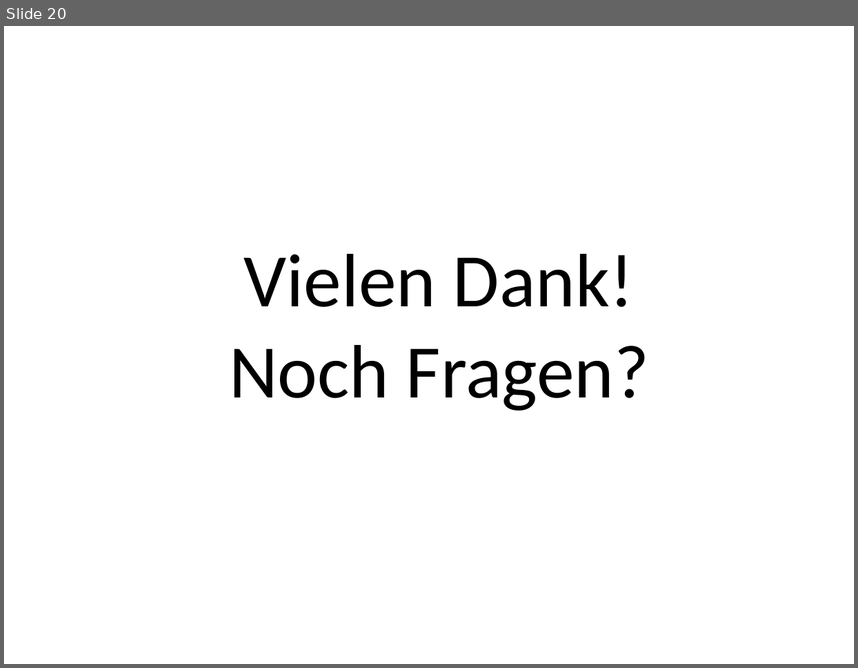
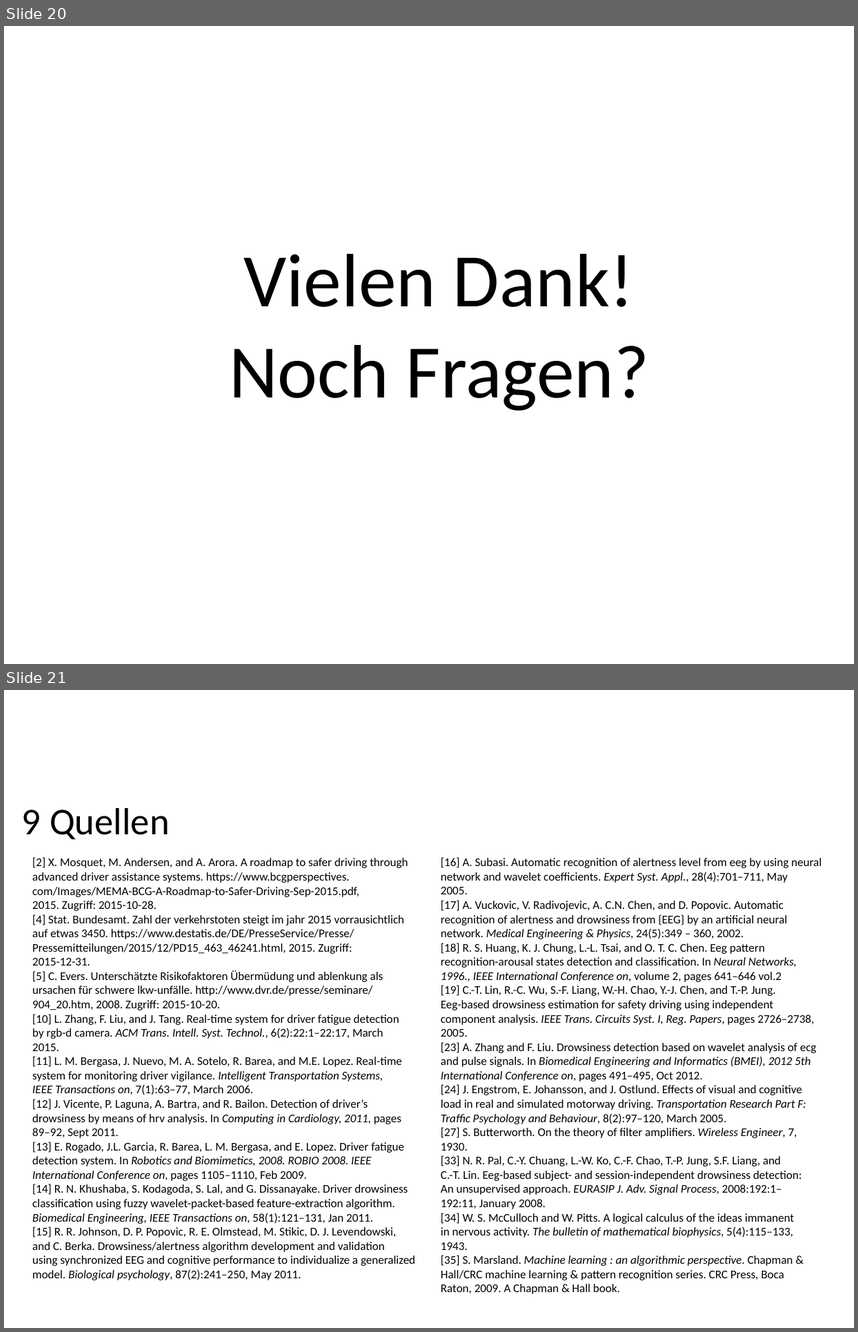
Before and after one commit to ppasler/current-adas, a slide deck: project/presentation/Praesentation_PoSDBoS_Pasler.odp. Shown one above the other, each under a label of ours: slide 20 before the commit, slides 20 and 21 after it. The pictures are 858x668 and 858x1332 pixels, drawn with LibreOffice and Linux fonts; fonts in the diff are those of the drawing; background and template pictures are left out. Boxes give left, top, right and bottom in pixels: in the first picture for what was removed or moved away, otherwise in the second. Text is boxed around its words. In the diff, an @@ line names an element or a change of style, - is before the commit and + after.

```diff
--- a/project/presentation/Praesentation_PoSDBoS_Pasler.odp
+++ b/project/presentation/Praesentation_PoSDBoS_Pasler.odp
@@ slide 21 added at (4,690,854,1328), background #FFFFFF @@
@@ text added at (22,808,170,840), 32 pt, text #000000 @@
+9 Quellen
@@ text added at (32,857,415,1280), 10 pt, text #000000 @@
+[2] X. Mosquet, M. Andersen, and A. Arora. A roadmap to safer driving through
+advanced driver assistance systems. https://www.bcgperspectives.
+com/Images/MEMA-BCG-A-Roadmap-to-Safer-Driving-Sep-2015.pdf,
+2015. Zugriff: 2015-10-28.
+[4] Stat. Bundesamt. Zahl der verkehrstoten steigt im jahr 2015 vorrausichtlich
+auf etwas 3450. https://www.destatis.de/DE/PresseService/Presse/
+Pressemitteilungen/2015/12/PD15_463_46241.html, 2015. Zugriff:
+2015-12-31.
+[5] C. Evers. Unterschätzte Risikofaktoren Übermüdung und ablenkung als ursachen für schwere lkw-unfälle. http://www.dvr.de/presse/seminare/
+904_20.htm, 2008. Zugriff: 2015-10-20.
+[10] L. Zhang, F. Liu, and J. Tang. Real-time system for driver fatigue detection
+by rgb-d camera. ACM Trans. Intell. Syst. Technol., 6(2):22:1–22:17, March
+2015.
+[11] L. M. Bergasa, J. Nuevo, M. A. Sotelo, R. Barea, and M.E. Lopez. Real-time
+system for monitoring driver vigilance. Intelligent Transportation Systems,
+IEEE Transactions on, 7(1):63–77, March 2006.
+[12] J. Vicente, P. Laguna, A. Bartra, and R. Bailon. Detection of driver’s drowsiness by means of hrv analysis. In Computing in Cardiology, 2011, pages
+89–92, Sept 2011.
+[13] E. Rogado, J.L. Garcia, R. Barea, L. M. Bergasa, and E. Lopez. Driver fatigue
+detection system. In Robotics and Biomimetics, 2008. ROBIO 2008. IEEE
+International Conference on, pages 1105–1110, Feb 2009.
+[14] R. N. Khushaba, S. Kodagoda, S. Lal, and G. Dissanayake. Driver drowsiness classification using fuzzy wavelet-packet-based feature-extraction algorithm. Biomedical Engineering, IEEE Transactions on, 58(1):121–131, Jan 2011.
+[15] R. R. Johnson, D. P. Popovic, R. E. Olmstead, M. Stikic, D. J. Levendowski,
+and C. Berka. Drowsiness/alertness algorithm development and validation
+using synchronized EEG and cognitive performance to individualize a generalized model. Biological psychology, 87(2):241–250, May 2011.
@@ text added at (441,857,822,1294), 10 pt, text #000000 @@
+[16] A. Subasi. Automatic recognition of alertness level from eeg by using neural network and wavelet coefficients. Expert Syst. Appl., 28(4):701–711, May
+2005.
+[17] A. Vuckovic, V. Radivojevic, A. C.N. Chen, and D. Popovic. Automatic
+recognition of alertness and drowsiness from {EEG} by an artificial neural
+network. Medical Engineering & Physics, 24(5):349 – 360, 2002.
+[18] R. S. Huang, K. J. Chung, L.-L. Tsai, and O. T. C. Chen. Eeg pattern
+recognition-arousal states detection and classification. In Neural Networks,
+1996., IEEE International Conference on, volume 2, pages 641–646 vol.2
+[19] C.-T. Lin, R.-C. Wu, S.-F. Liang, W.-H. Chao, Y.-J. Chen, and T.-P. Jung.
+Eeg-based drowsiness estimation for safety driving using independent component analysis. IEEE Trans. Circuits Syst. I, Reg. Papers, pages 2726–2738,
+2005.
+[23] A. Zhang and F. Liu. Drowsiness detection based on wavelet analysis of ecg
+and pulse signals. In Biomedical Engineering and Informatics (BMEI), 2012 5th International Conference on, pages 491–495, Oct 2012.
+[24] J. Engstrom, E. Johansson, and J. Ostlund. Effects of visual and cognitive
+load in real and simulated motorway driving. Transportation Research Part F: Traffic Psychology and Behaviour, 8(2):97–120, March 2005.
+[27] S. Butterworth. On the theory of filter amplifiers. Wireless Engineer, 7, 1930.
+[33] N. R. Pal, C.-Y. Chuang, L.-W. Ko, C.-F. Chao, T.-P. Jung, S.F. Liang, and
+C.-T. Lin. Eeg-based subject- and session-independent drowsiness detection:
+An unsupervised approach. EURASIP J. Adv. Signal Process, 2008:192:1–
+192:11, January 2008.
+[34] W. S. McCulloch and W. Pitts. A logical calculus of the ideas immanent
+in nervous activity. The bulletin of mathematical biophysics, 5(4):115–133,
+1943.
+[35] S. Marsland. Machine learning : an algorithmic perspective. Chapman &
+Hall/CRC machine learning & pattern recognition series. CRC Press, Boca
+Raton, 2009. A Chapman & Hall book.
```
Also in this commit, not shown: 10 slides changed, 2 other slides added, 2 slides removed, 1 other file.
